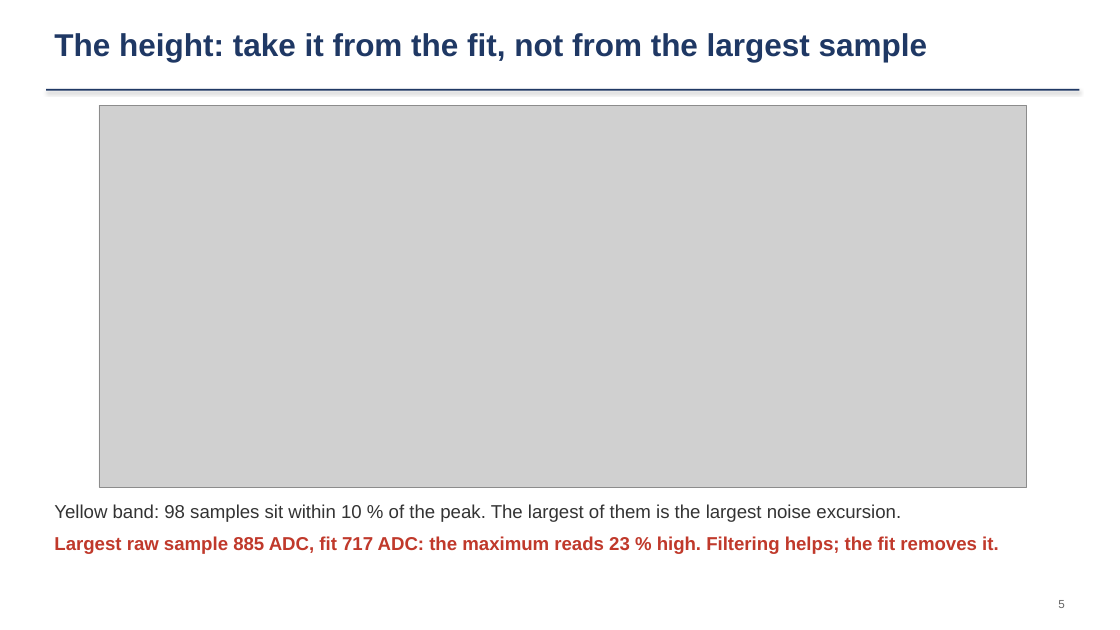
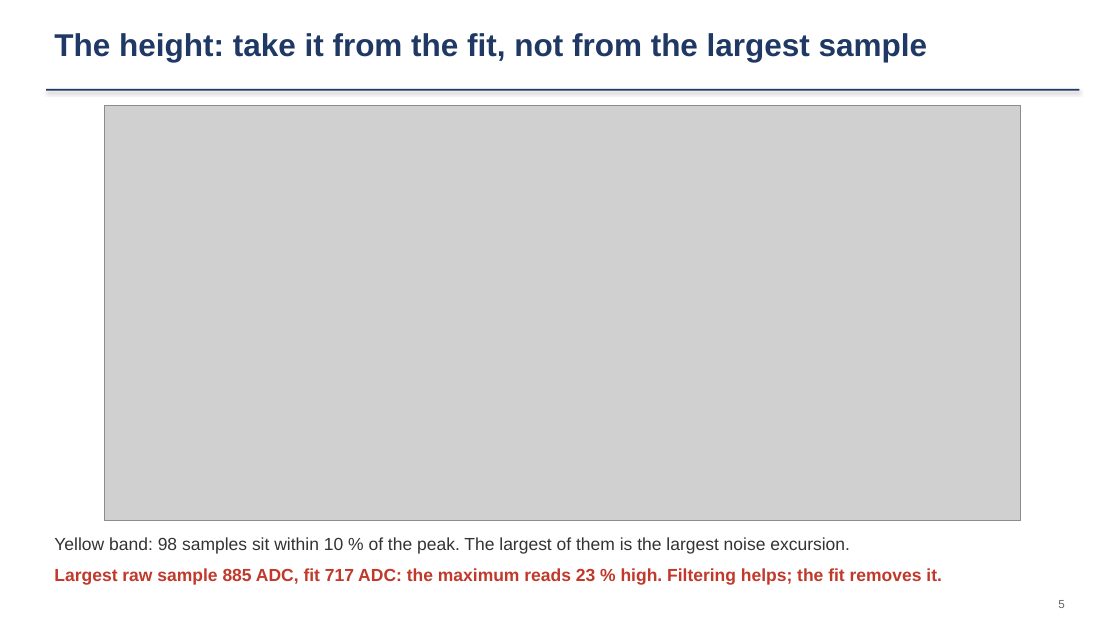
Before and after one commit to ZhihengLi0/urop, a slide deck: slide 5 of snolab/collection_efficiency/presentation/SNOLAB_R4_collection_efficiency_20260910.pptx. Drawn at 1120x630 pixels with LibreOffice and Linux fonts; fonts in the diff are those of the drawing; grey boxes stand for pictures. Boxes give left, top, right and bottom in pixels: in the first picture for what was removed or moved away, otherwise in the second. Text is boxed around its words. In the diff, an @@ line names an element or a change of style, - is before the commit and + after.

```diff
--- a/snolab/collection_efficiency/presentation/SNOLAB_R4_collection_efficiency_20260910.pptx
+++ b/snolab/collection_efficiency/presentation/SNOLAB_R4_collection_efficiency_20260910.pptx
@@ picture: place and size @@
-picture at (99,105,1027,487)
+picture at (105,105,1021,521)
@@ text "Yellow band: 98 samples sit ...": place and size @@
-text "Yellow band: 98 samples sit ..." at (54,504,999,554)
+text "Yellow band: 98 samples sit ..." at (54,537,942,585)
@@ text "Yellow band: 98 samples sit ..." at (54,537,942,585): size 16 to 15 pt @@
```
Also in this commit, not shown: 6 other slides changed, 21 other files.
